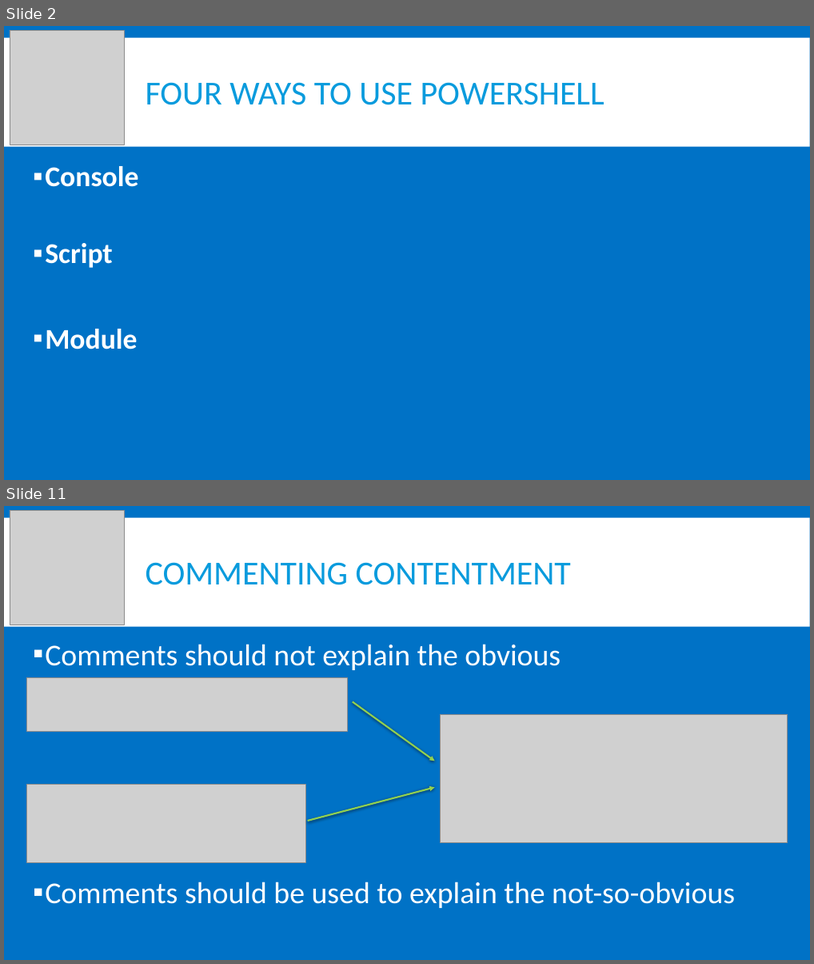
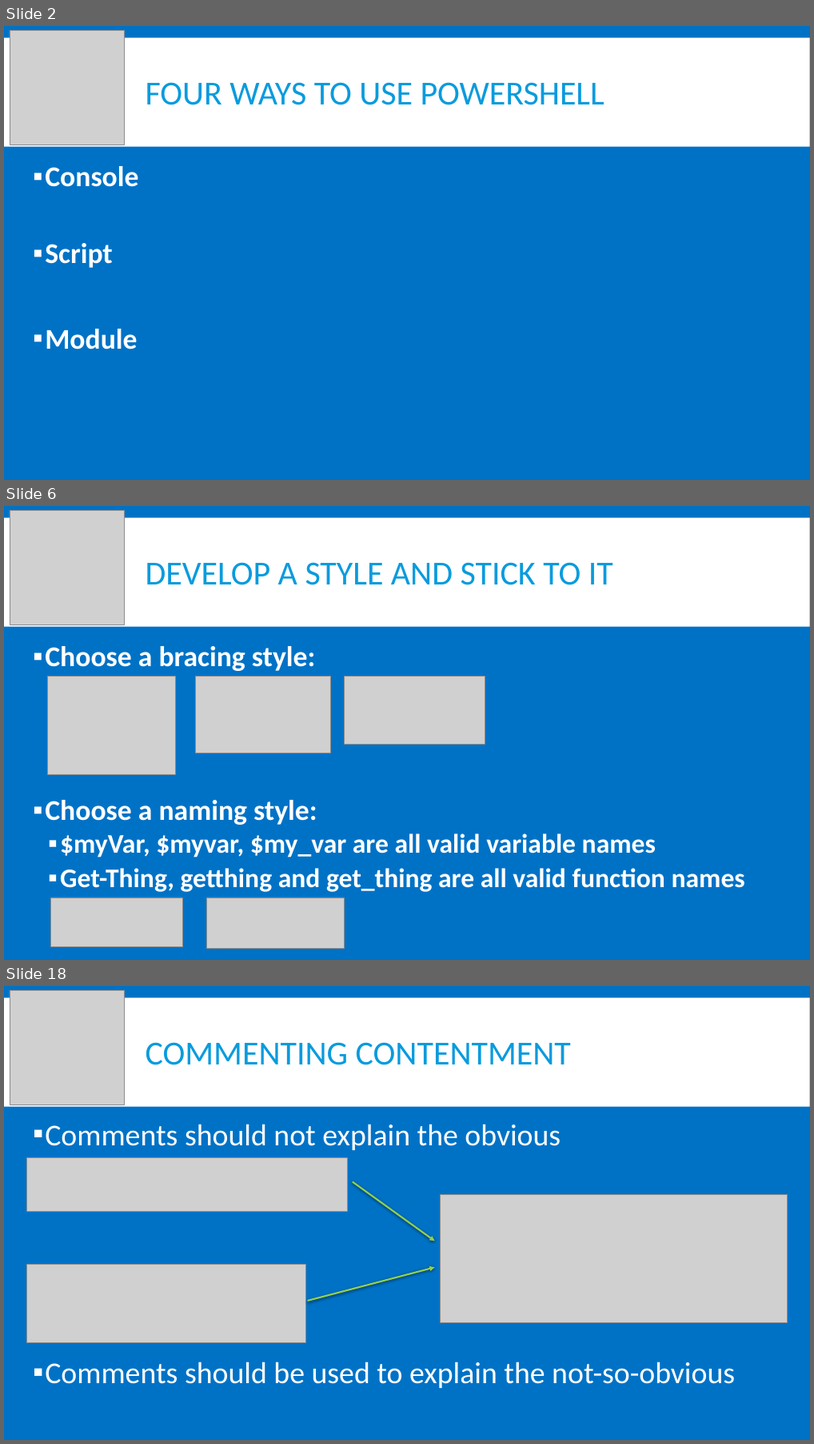
Before and after one commit to powershellorguk/Scotland, a slide deck: 2017/June/Coding For Strangers.pptx. Shown one above the other, each under a label of ours: slides 2 and 11 before the commit, slides 2, 6 and 18 after it; the slides between them are not shown. The pictures are 814x964 and 814x1444 pixels, drawn with LibreOffice and Linux fonts; fonts in the diff are those of the drawing; grey boxes stand for pictures. Boxes give left, top, right and bottom in pixels: in the first picture for what was removed or moved away, otherwise in the second. Text is boxed around its words. In the diff, an @@ line names an element or a change of style, - is before the commit and + after.

```diff
--- a/2017/June/Coding For Strangers.pptx
+++ b/2017/June/Coding For Strangers.pptx
@@ slide 6 added at (4, 506, 810, 960), background #0072C6; not listed: 1 template element that a slide beside it also shows @@
@@ picture added at (10, 510, 124, 624) @@
@@ title added at (146, 562, 614, 585), 40 pt, text #099BDD @@
+DEVELOP A STYLE AND STICK TO IT
@@ text added at (45, 646, 746, 892), 32 pt, text #FFFFFF, bold @@
+▪ Choose a bracing style:
+▪ Choose a naming style:
+  ▪ $myVar, $myvar, $my_var are all valid variable names
+  ▪ Get-Thing, getthing and get_thing are all valid function names
@@ picture added at (47, 676, 175, 774) @@
@@ picture added at (196, 676, 330, 753) @@
@@ picture added at (345, 676, 485, 744) @@
@@ picture added at (51, 897, 183, 947) @@
@@ picture added at (207, 897, 345, 948) @@
@@ what was slide 11 is now slide 18 @@
```
Also in this commit, not shown: 7 slides changed, 12 other slides added, 4 slides removed, 1 other file.
